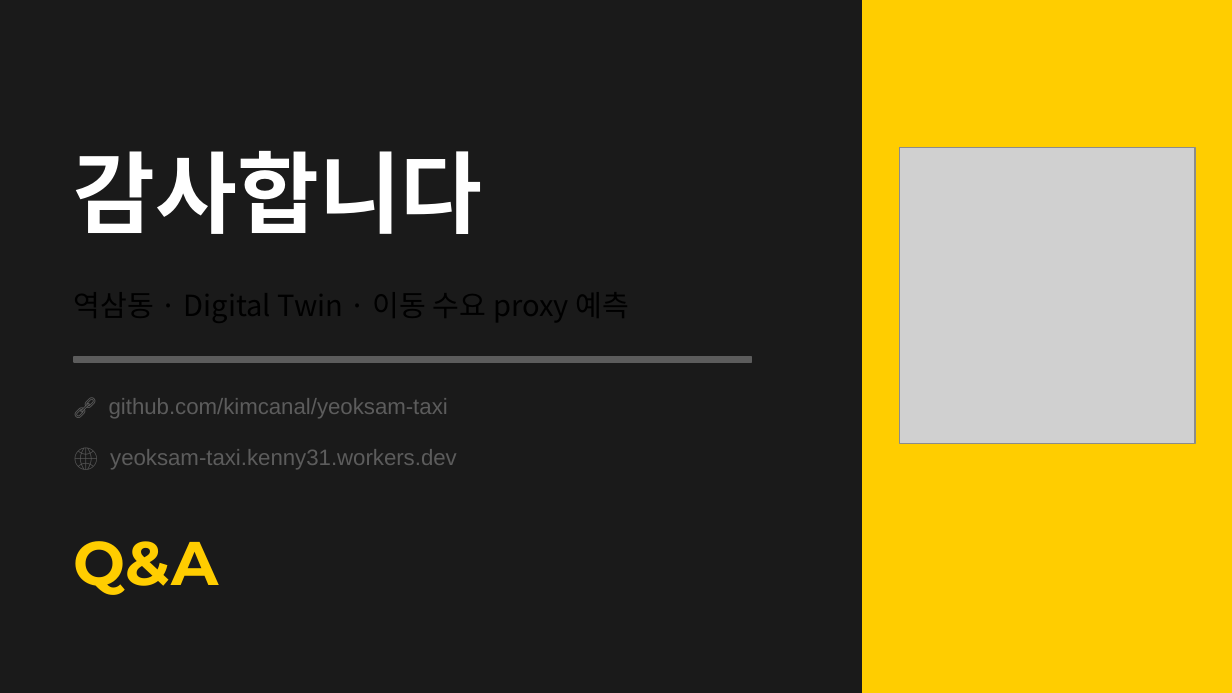
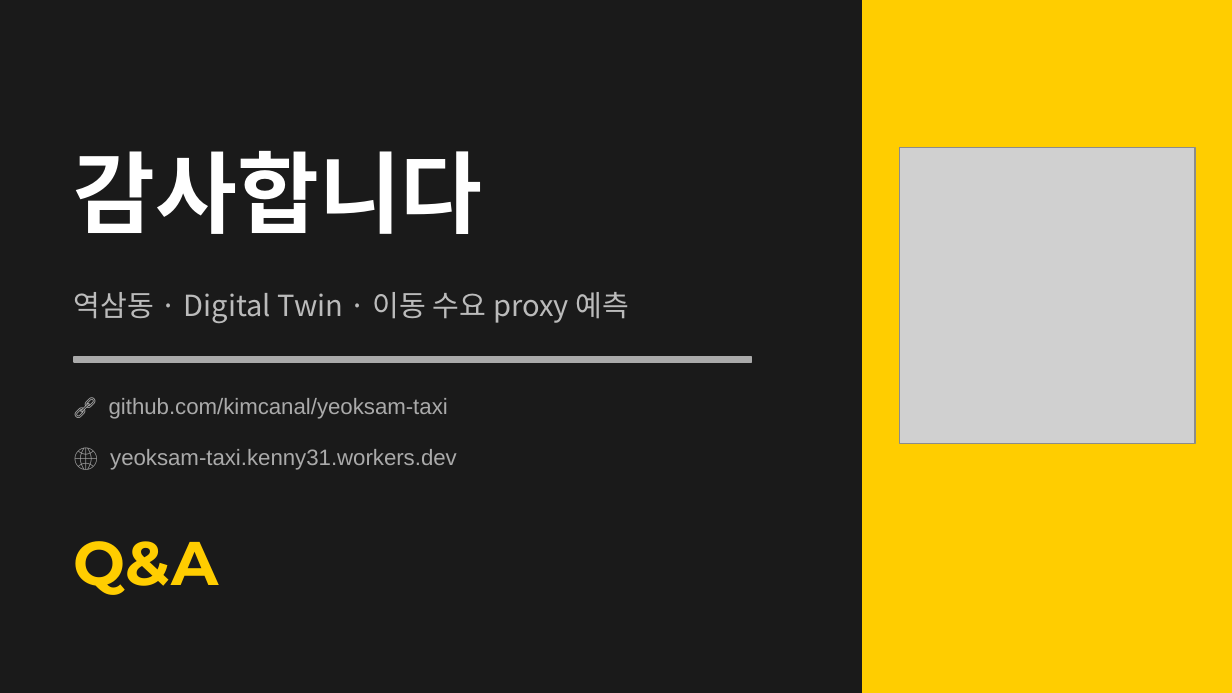
Before and after one commit to kimcanal/yeoksam-taxi, a slide deck: slide 14 of public/a-eye-presentation/A-Eye_midterm_data_collection_forecast.pptx. Drawn at 1232x693 pixels with LibreOffice and Linux fonts; fonts in the diff are those of the drawing; grey boxes stand for pictures. Boxes give left, top, right and bottom in pixels: in the first picture for what was removed or moved away, otherwise in the second. Text is boxed around its words. In the diff, an @@ line names an element or a change of style, - is before the commit and + after.

```diff
--- a/public/a-eye-presentation/A-Eye_midterm_data_collection_forecast.pptx
+++ b/public/a-eye-presentation/A-Eye_midterm_data_collection_forecast.pptx
@@ text added at [74,292,630,323], 17 pt, text #BBBBBB @@
+역삼동 · Digital Twin · 이동 수요 proxy 예측
@@ rectangle at [74,357,752,362]: fill #5C5C5C to #AAAAAA; outline #5C5C5C 1 pt to #AAAAAA 1 pt @@
@@ text "🔗 github.com/kimcanal/yeoksam-taxi" at [109,398,448,419]: text colour #5C5C5C to #AAAAAA @@
@@ text "🌐 yeoksam-taxi.kenny31.workers.dev" at [110,449,457,470]: text colour #5C5C5C to #AAAAAA @@
```
Also in this commit, not shown: 10 other slides changed.
